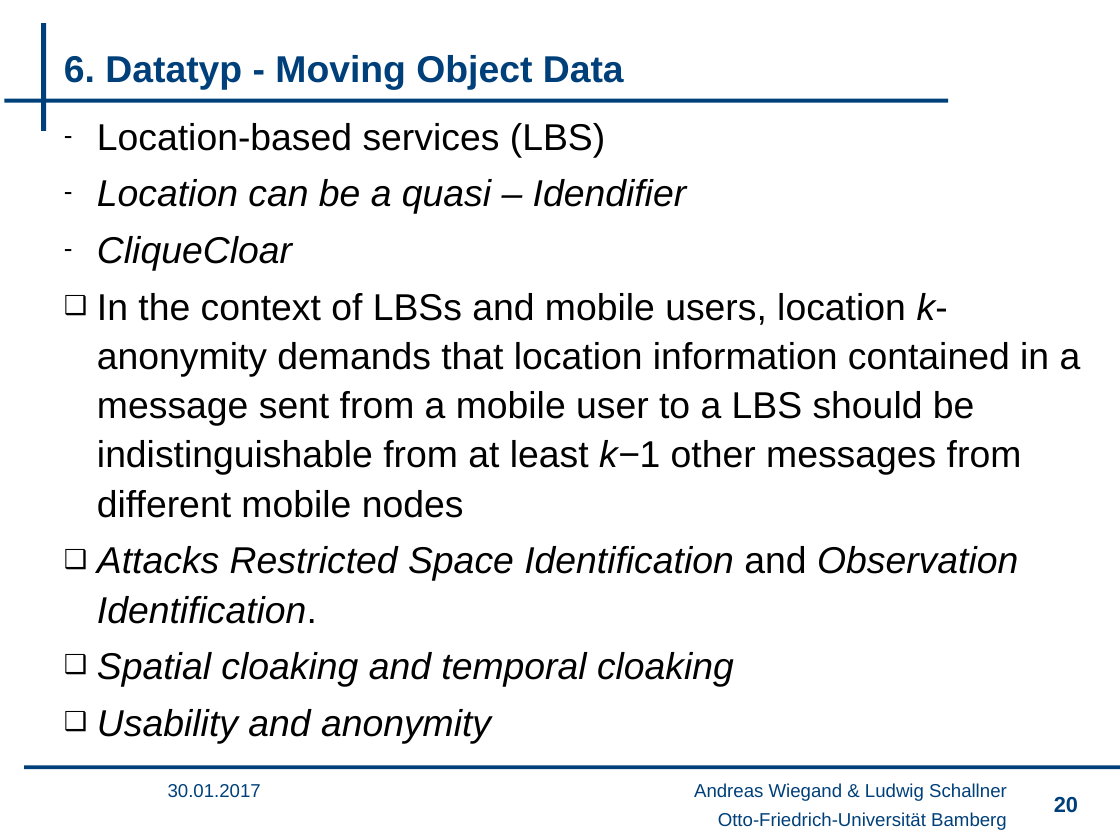
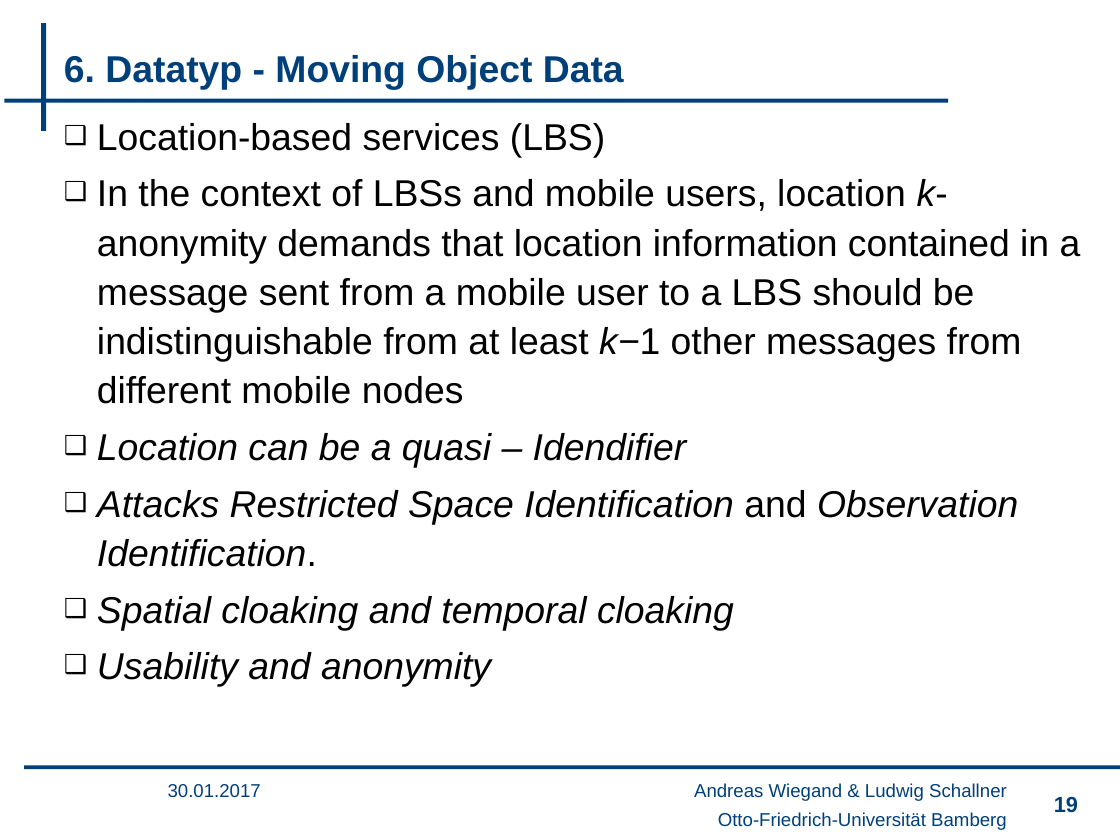
Before and after one commit to wsgan001/PSI-MSem, a slide deck: slide 19 of presentation/sicherheits_final_anV2.pptx (slide 20 before the commit). Drawn at 1120x840 pixels with LibreOffice and Linux fonts; fonts in the diff are those of the drawing; background and template pictures are left out. Boxes give left, top, right and bottom in pixels: in the first picture for what was removed or moved away, otherwise in the second. Text is boxed around its words. In the diff, an @@ line names an element or a change of style, - is before the commit and + after.

Commit message:
tes

```diff
--- a/presentation/sicherheits_final_anV2.pptx
+++ b/presentation/sicherheits_final_anV2.pptx
@@ text at box(97, 123, 687, 468): bullet - to ❑ @@
@@ text at box(97, 179, 1081, 404): paragraph added @@
+❑ In the context of LBSs and mobile users, location k-anonymity demands that location information contained in a message sent from a mobile user to a LBS should be indistinguishable from at least k−1 other messages from different mobile nodes
@@ text at box(97, 236, 1081, 518): paragraphs removed @@
-– CliqueCloar
-❑ In the context of LBSs and mobile users, location k-anonymity demands that location information contained in a message sent from a mobile user to a LBS should be indistinguishable from at least k−1 other messages from different mobile nodes
@@ page number at box(1054, 796, 1078, 813): text changed @@
-20
+19
```
Also in this commit, not shown: 3 other slides changed, 1 slide removed.
